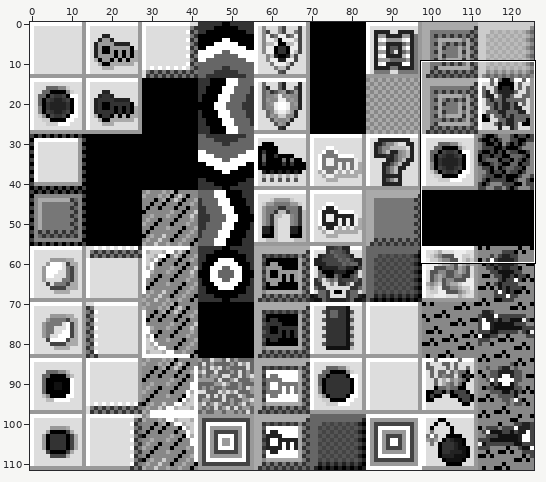
One commit to this sprite sheet: sw/app/tworld/assets/tileset-bottom-1.png. The first picture is a wide view before the edit; the outline marks the close-up.
Close-up. Old version:
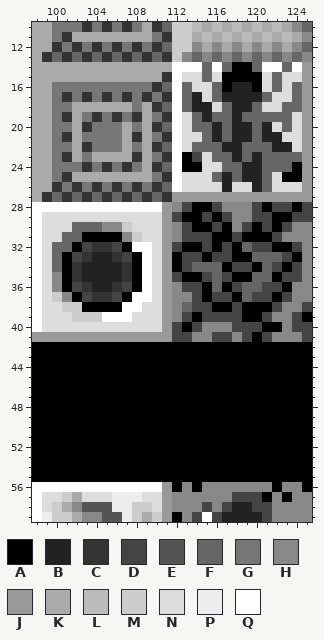
The file is 126x112 pixels. Colours within 5 levels of each other are drawn and written as one. Shown: x 98..125, y 10..59.
Palette (. is transparent): A #000000  B #222222  C #333333  D #444444  E #555555  F #666666  G #777777  H #888888  J #999999  K #aaaaaa  L #bbbbbb  M #cccccc  N #dddddd  P #eeeeee  Q #ffffff
Pixels before, first column x 98:
10 KKGGGCGCGCGKCFMMLKLKLKLKLKHF
11 KKGCKKKKKKKKGCMMKLKLKLKLKLKH
12 KKCGCGCGCGCGCFMMHKHKHKHKHKHF
13 KCFCFCFCFCFCFCMHFHFHFHFHFHFH
14 KKKKKKKKKKKKKKQQQFQFAAFQQFQJ
15 KKKKKKKKKKKKKCQNNFNAAAANFNNJ
16 KKGGGGGGGGGGCFQFNNFABBANFNFJ
17 KKGCGCGCGCGCGCQFBNFBBBBFNNFJ
18 KKGGKKKKKKGKCFQFBBNFBBFNNFFJ
19 KKGCKGCGCGCKGCQNFBFFBFFFFFNJ
20 KKGGKCGGGKGKCFQNFFBFBBFBNFNJ
21 KKGCKGGGGKCKGCQNNFBFBBFBBNNJ
22 KKGGKCGGGKGKCFQNFFFBBFFFBBNJ
23 KKGCKGKKKKCKGCQADNFFBFBFFFFJ
24 KKGGGCGCGCGKCFQAANNFFBBFFFAJ
25 KKGCKKKKKKKKGCQNNNFBFBBFNAAJ
26 KKCGCGCGCGCGCFQNNNNBNNBFNNNJ
27 KCFCFCFCFCFCFCJJJJJJJJJJJJJJ
28 QQQQQQQQQQQQQJHDAADHHHDADDAD
29 QNNNNNNNNNNNNJDAADADHHDDAADD
30 QNNNFFFHHMNNNJHDAADAHDADADHH
31 QNNFFAAAAHMNNJHDDDAADAAADHHH
32 QNFFADCCDAQQNJDAADADAFDDAADH
33 QNFADCBBCDAQNJADDADDAAFFFDAH
34 QNFACBBBBCAQNJADFFFADDAFDADH
35 QNHACBBBBCAQNJDAADFDAAFFADDH
36 QNHADCBBCDAQNJHDDAFADFFDDAHH
37 QNMHADCCDAQQNJHHDADDAFDDADHH
38 QNNMMAAAAQQNNJHFDDAADAAADHHD
39 QNNNMMMQQQNNNJHDADDDDAADHHDA
40 QNNNNNNNNNNNNJDADHHHDDDAAHDD
41 JJJJJJJJJJJJJJDDHHDDHDADHHHD
42 AAAAAAAAAAAAAAAAAAAAAAAAAAAA
43 AAAAAAAAAAAAAAAAAAAAAAAAAAAA
44 AAAAAAAAAAAAAAAAAAAAAAAAAAAA
45 AAAAAAAAAAAAAAAAAAAAAAAAAAAA
46 AAAAAAAAAAAAAAAAAAAAAAAAAAAA
47 AAAAAAAAAAAAAAAAAAAAAAAAAAAA
48 AAAAAAAAAAAAAAAAAAAAAAAAAAAA
49 AAAAAAAAAAAAAAAAAAAAAAAAAAAA
50 AAAAAAAAAAAAAAAAAAAAAAAAAAAA
51 AAAAAAAAAAAAAAAAAAAAAAAAAAAA
52 AAAAAAAAAAAAAAAAAAAAAAAAAAAA
53 AAAAAAAAAAAAAAAAAAAAAAAAAAAA
54 AAAAAAAAAAAAAAAAAAAAAAAAAAAA
55 AAAAAAAAAAAAAAAAAAAAAAAAAAAA
56 QQQQQQQQQQQQQJAHAHHHHHHHAHHA
57 QNNMKNNNPPPNNJHHHHHHDDDAHAHH
58 QNMKHEEEPPMMNJHHHDHDBBDDHHHH
59 QPMMKHHEEPMKMJAHDQDBBBBDHHHH
After the commit:
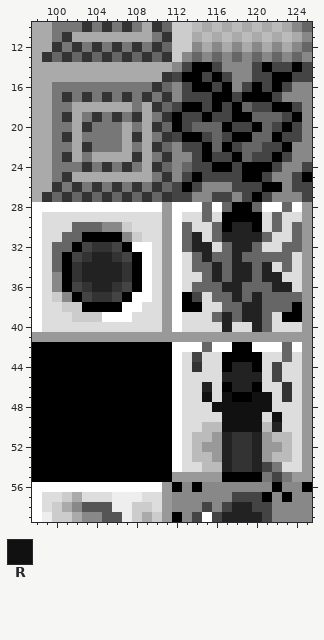
Colours new in this view: R #111111
Change:
Changed rows in their new state; - is an unchanged pixel.
first column x 112:
14 HDAADHHHDADDAD
15 DAADADHHDDAADD
16 HDAAD-HD-DADHH
17 HDDDAADAAADHHH
18 DAADADAFDDAADH
19 ADDADDAA---DAH
20 AD--FADDAFDADH
21 DAADFDAA-FADDH
22 HDDA-AD--DDAHH
23 HH-ADDA-DDADHH
24 HFDDAADAAADHHD
25 HDADDDDAADHHDA
26 DADHHHDDDAAHDD
27 DDHHDDHDADHHHD
28 QQQFQFAAFQQFQJ
29 QNNFNAAAANFNNJ
30 QFNNF-BB-NFNFJ
31 QFBNFBBBBFNNFJ
32 QFBBNFBBFNNFFJ
33 QNFBFFBF---FNJ
34 QN--BFBBFBNFNJ
35 QNNFBFBB-BBNNJ
36 QNFF-BB--FBBNJ
37 QA-NFFB-BFFFFJ
38 QAANNFFBBFFFAJ
39 QNNNFBFBBFNAAJ
40 QNNNNBNNBFNNNJ
41 JJJJJJJJJJJJJJ
42 QQQFQQ--QQQFQJ
43 QNDNN----NNFNJ
44 QNCNN-BB-NDNNJ
45 QNNNNBBBBNDNNJ
46 QNNBN-BB-NNCNJ
47 QNNRNR--RRNCNJ
48 QNNNRRRRRRNNNJ
49 QNNNNRRRRNRNNJ
50 QNNLLRRRRLBNNJ
51 QNLLJBCCBJLLNJ
52 QNLJJBCCBJJLNJ
53 QNLLJBCCBJLLNJ
54 QNNLLBCCBDGNNJ
55 JJJJJ----GDGJJ
Boxes around the changes in both close-ups, in picture pixels (x1, y1, x2, y2):
changed: (172, 62, 312, 482)
